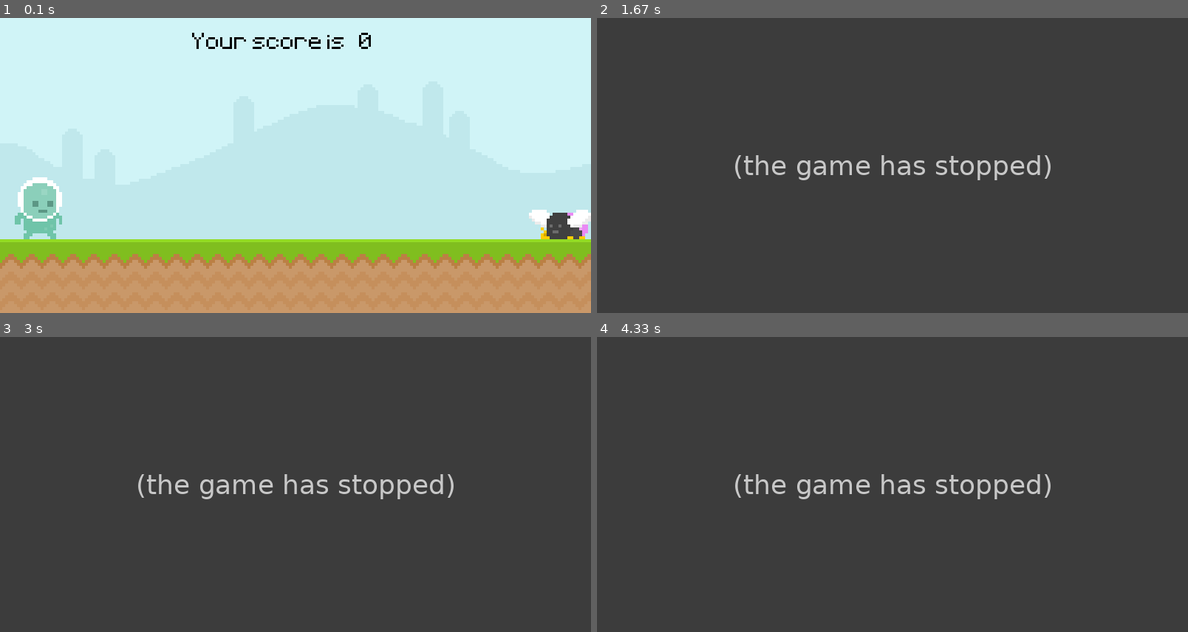
Above: before the commit, frames 1-4 (two rows, left to right).
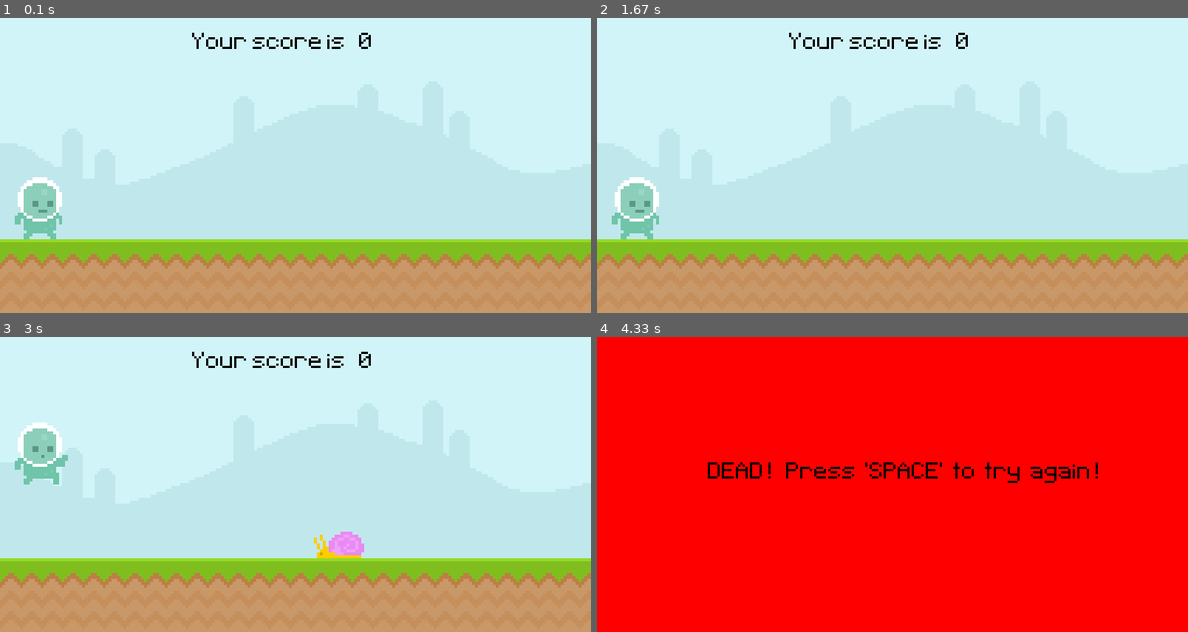
Above: after the commit, the same moments.

Repository: perfectsadi/The_Runner.pygame
Game: pygame game, started from main.py
Same seed, same stepped clock (60 frames per second), same inputs: the game is played once before the commit and once after it.
Inputs (mouse positions are in pixels of both pictures, inside the frame that each line leads up to):
- Up to frame 1 (0.1 s): no input
- Up to frame 2 (1.67 s): tap Space at 0.33, 1.57 s; click (632, 53) at 0.72 s
- Up to frame 3 (3 s): tap Space at 1.87, 2.9 s; click (35, 416) at 2.05 s
- Up to frame 4 (4.33 s): tap Space at 3.2, 4.13 s; click (632, 407) at 3.45 s

The runs differ from the first frame. In frame 1, 0.8% of the frame differs, in the area x 89-100%, y 65-75%; in frame 2, 100%, in the area x 0-100%, y 0-100%; in frame 3, 100%; in frame 4, 100%.
Error before the commit: NameError: name 'randint' is not defined (main.py line 99); the game stopped at 0.95 s (later frames are placeholders)

Commit message:
Complete v0.1

Diff:
--- a/main.py
+++ b/main.py
@@ -1,8 +1,24 @@
 import pygame
 import sys
-import random
+from random import randint
+
+
 
 #initisializing setting
+
+
+def obstacle_movement(obstacle_list):
+    if obstacle_list:
+        for obstacle_rect in obstacle_list:
+            obstacle_rect.x -=5
+            if obstacle_rect.bottom ==300: screen.blit(snail_surface,obstacle_rect)
+            else: screen.blit(fly_surface,obstacle_rect)
+
+        obstacle_list=[obstacle for obstacle in obstacle_list if obstacle.x> -50]
+        return obstacle_list
+
+    else:return[]
+
 def player_animation():
     global player_surf ,player_index
     if player_rect.bottom<300:
@@ -20,16 +36,21 @@
     snail_surface=snail_walking[int(snail_index)]
 def fly_animation():
     global fly_index,fly_surface
-    if snail_index >= len(snail_walking):fly_index=0
-
-
-
-
+    fly_index+=0.1
+    if fly_index >= len(fly_flying):fly_index=0
+    fly_surface=fly_flying[int(fly_index)]
+def collisions(player,obstacles):
+    if obstacles:
+        for obstacle_rect in obstacles:
+            if player.colliderect(obstacle_rect):return False
+    return True
+def score_get():
+    global score
 
 pygame.init()
 game_active=True
 screen=pygame.display.set_mode((800,400))
-pygame.display.set_caption="The Runner.pygame"
+pygame.display.set_caption="Pixel Runner"
 clock = pygame.time.Clock()
 
 score =0
@@ -48,32 +69,40 @@
 player_walking=[player_walk1,player_walk2]
 player_index =0
 player_jumping=pygame.image.load('graphics/player/jump.png').convert_alpha()
+#sounds
+jump_sound=pygame.mixer.Sound('audio/jump.mp3')
+jump_sound.set_volume(0.5)
+bgsound=pygame.mixer.Sound('audio/music.wav')
+bgsound.set_volume(0.3)
+bgsound.play(loops= -1)
+
 player_surf=player_walking[player_index]
 player_rect= player_surf.get_rect(bottomleft=(20,300))
 player_gravity=0
 
-ground_surface=pygame.image.load('graphics/ground.png')
+ground_surface=pygame.image.load('graphics/ground.png').convert_alpha()
 ground_rect=ground_surface.get_rect(topleft=(0,300))
 
 #bugs
-snail_1=pygame.image.load('graphics/snail/snail1.png')
-snail_2=pygame.image.load('graphics/snail/snail2.png')
+snail_1=pygame.image.load('graphics/snail/snail1.png').convert_alpha()
+snail_2=pygame.image.load('graphics/snail/snail2.png').convert_alpha()
 snail_walking=[snail_1,snail_2]
 snail_index=0
 snail_surface=snail_walking[snail_index]
 snail_rect=snail_surface.get_rect(bottomright=(800,300))
 
-fly_1=pygame.image.load("graphics/Fly/fly1.png")
-fly_2=pygame.image.load("graphics/Fly/fly2.png")
+fly_1=pygame.image.load("graphics/Fly/fly1.png").convert_alpha()
+fly_2=pygame.image.load("graphics/Fly/fly2.png").convert_alpha()
 fly_index=0
 fly_flying=[fly_1,fly_2]
 fly_surface=fly_flying[fly_index]
 fly_rect=fly_surface.get_rect(bottomright=(800,300))
 
-obsatcle_list=[fly_rect,snail_rect]
+# obstacle_rect_list=[fly_rect,snail_rect]
+obstacle_rect_list = []
 #timer
-obsatcle_clock=pygame.USEREVENT + 1
-pygame.time.set_timer(obsatcle_clock,950)
+obstacle_clock=pygame.USEREVENT +1
+pygame.time.set_timer(obstacle_clock,1400)
 
 
 while True:
@@ -91,45 +120,53 @@
             if event.type == pygame.KEYDOWN  and player_rect.bottom ==300:
                 if event.key == pygame.K_SPACE :
                     player_gravity=-20
+                    jump_sound.play()
         else:
             if event.type ==pygame.KEYDOWN and event.key == pygame.K_SPACE:
                 game_active=True
                 snail_rect.x=800
-        if event.type == obsatcle_clock and game_active==True:
-            obsatcle_list.append(snail_rect(bottomright=(randint(900,1100),300)))
+        if event.type == obstacle_clock and game_active==True:
+            if randint(0,2):
+                obstacle_rect_list.append(snail_surface.get_rect(bottomright=(randint(900,1100),300)))
+
+            else:
+                obstacle_rect_list.append(fly_surface.get_rect(bottomright=(randint(900,1100),200)))
+    score_get()
     if game_active:
     #blit
 
         screen.blit(sky_surface,(0,0))
         screen.blit(ground_surface,ground_rect)
-        screen.blit(snail_surface,snail_rect)
+
+        #animation
+        fly_animation()
+        snail_animation()
         screen.blit(score_surface,(260,20))
-        screen.blit(fly_surface,fly_rect)
-
-        #obstile
 
 
-
-
+        #obstile spwaning
+        obstacle_rect_list = obstacle_movement(obstacle_rect_list)
 
         #player
-        player_gravity+=1
+        player_gravity+=0.9
         player_rect.y +=player_gravity
         if player_rect.bottom >= 300:player_rect.bottom =300
         player_animation()
         screen.blit(player_surf,player_rect)
 
         #collision
-        if snail_rect.colliderect(player_rect):
-            game_active=False
+        game_active=collisions(player_rect,obstacle_rect_list)
 
     else:
         screen.fill('red')
         screen.blit(end_surface,(150,170))
+        obstacle_rect_list.clear()
+        player_rect.y = 300
         if event.type == pygame.KEYDOWN :
             if event.key ==pygame.K_SPACE:
                 game_active=True
 
+
     #Updating
     pygame.display.update()
     clock.tick(60)
